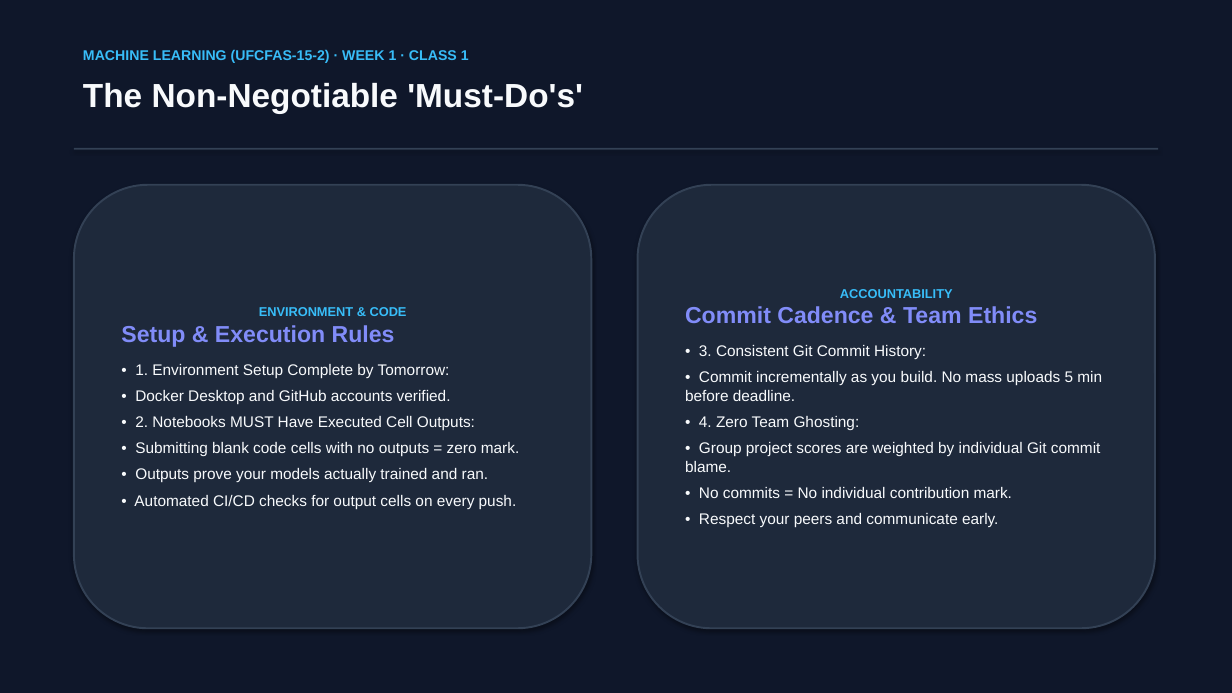
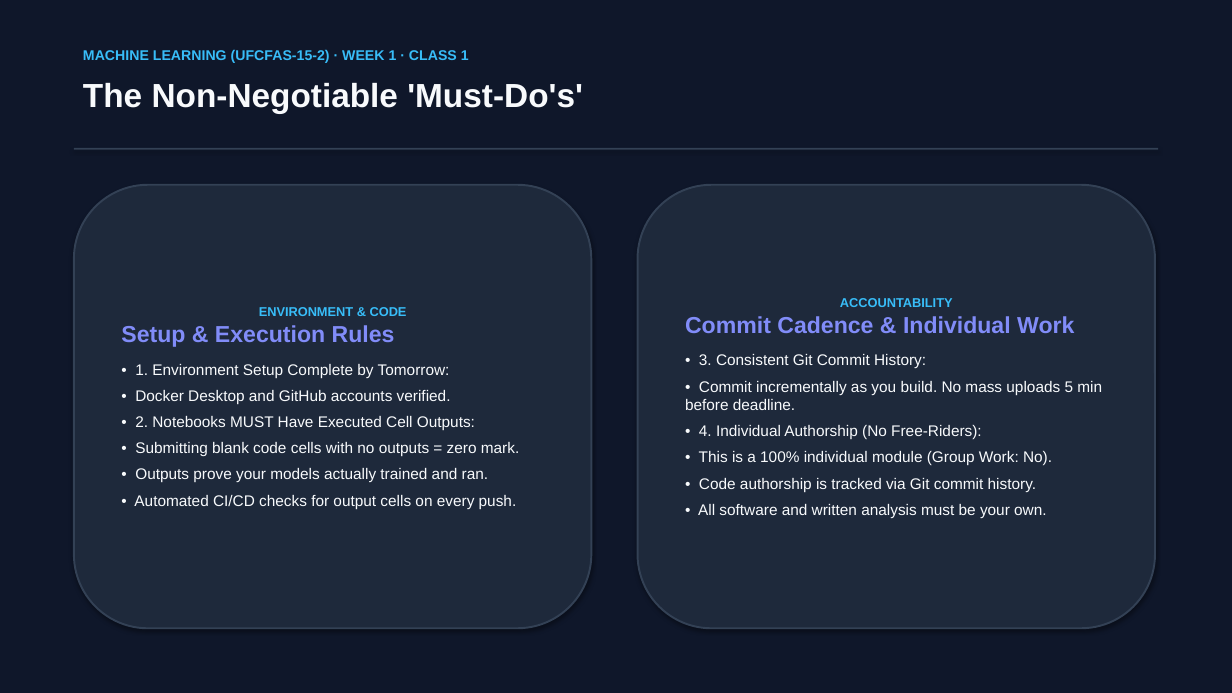
Before and after one commit to Sudan23/ml, a slide deck: slide 7 of neo_ML/slides/week1/Week_1_Class_1_Course_Introduction_and_Overview.pptx. Drawn at 1232x693 pixels with LibreOffice and Linux fonts; fonts in the diff are those of the drawing. Boxes give left, top, right and bottom in pixels: in the first picture for what was removed or moved away, otherwise in the second. Text is boxed around its words. In the diff, an @@ line names an element or a change of style, - is before the commit and + after.

Commit message:
fix(spec): align with approved UWE module spec (Level 5, 100% individual project, software + 6-page report)

```diff
--- a/neo_ML/slides/week1/Week_1_Class_1_Course_Introduction_and_Overview.pptx
+++ b/neo_ML/slides/week1/Week_1_Class_1_Course_Introduction_and_Overview.pptx
@@ text in rounded rectangle at bbox=[685, 316, 1074, 333]: text changed @@
-Commit Cadence & Team Ethics
+Commit Cadence & Individual Work
@@ text in rounded rectangle at bbox=[698, 425, 1052, 518]: text changed @@
-• 4. Zero Team Ghosting:
-• Group project scores are weighted by individual Git commit blame.
-• No commits = No individual contribution mark.
-• Respect your peers and communicate early.
+• 4. Individual Authorship (No Free-Riders):
+• This is a 100% individual module (Group Work: No).
+• Code authorship is tracked via Git commit history.
+• All software and written analysis must be your own.
```
Also in this commit, not shown: 9 other slides changed, 6 other files.
